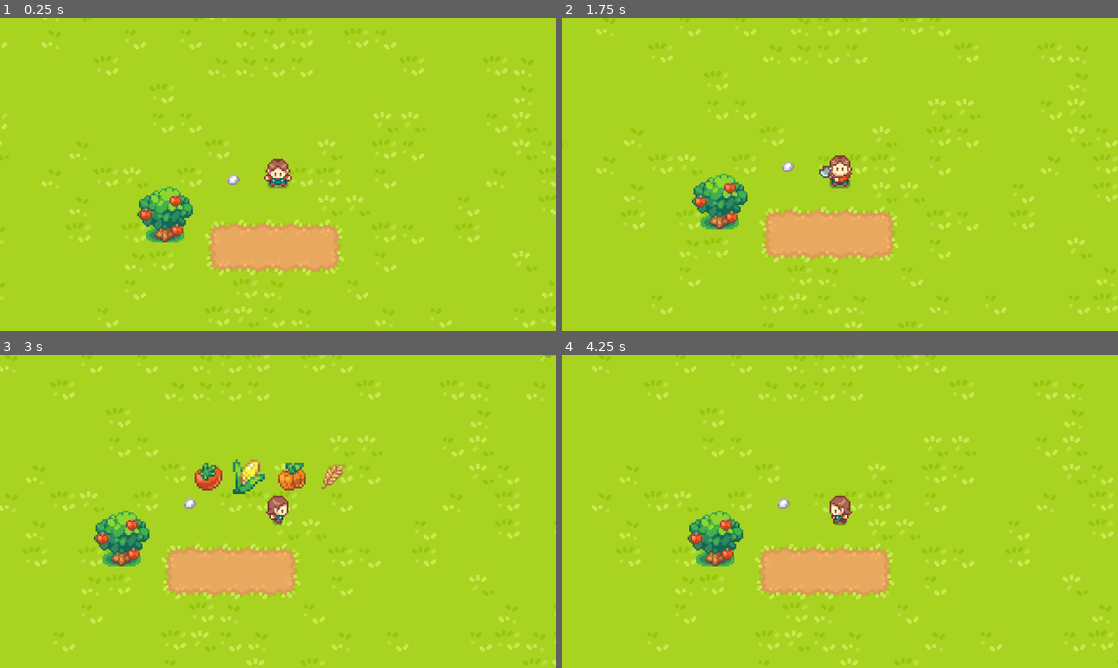
Above: before the commit, frames 1-4 (two rows, left to right).
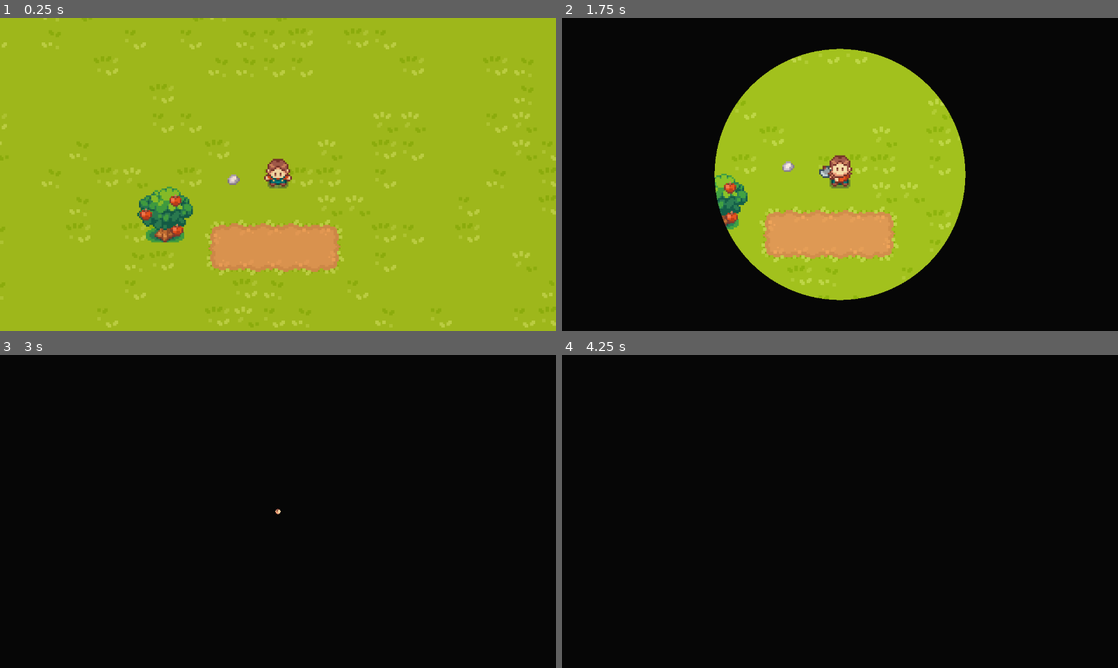
Above: after the commit, the same moments.

Repository: jkaczor6/GodotValley
Game: Godot game, scene res://scenes/levels/level.tscn
Two runs of this game, one before a commit and one after it. Both use one fixed random seed, a clock stepped at 60 frames per second and the inputs below.
Inputs:
- Up to frame 1 (0.25 s): no input
- Up to frame 2 (1.75 s): hold D (right) 0.53-1.28 s; tap Space (action) at 0.6, 1.55 s; tap Tab (day_change) at 0.8, 1.35 s; hold S (down) from 1.28 s (still down)
- Up to frame 3 (3 s): release S (down) at 2.03 s; hold D (right) 2.03-2.78 s; tap Space (action) at 2.1 s; tap Tab (day_change) at 2.3, 2.85 s; hold C (seed_forward) from 2.78 s (still down)
- Up to frame 4 (4.25 s): tap Space (action) at 3.05, 3.6 s; release C (seed_forward) at 3.53 s; hold A (left) from 3.53 s (still down); tap Tab (day_change) at 3.8 s

The runs differ from the first frame. In frame 1, 95% of the frame differs, in the area x 0-100%, y 0-100%; in frame 2, 72%; in frame 3, 100%; in frame 4, 100%.

Commit message:
added day and night cycle

Diff:
--- a/scenes/levels/level.gd
+++ b/scenes/levels/level.gd
@@ -2,6 +2,8 @@
 
 var plant_scene = preload("res://scenes/objects/plant.tscn")
 var used_cells: Array[Vector2i]
+
+@export var daytime_color: Gradient
 
 func _on_player_tool_use(tool: Enum.Tool, pos: Vector2) -> void:
 	var grid_coord: Vector2i = Vector2i(int(pos.x / Data.TILE_SIZE), int(pos.y / Data.TILE_SIZE))
@@ -28,3 +30,23 @@
 			for object in get_tree().get_nodes_in_group('Objects'):
 				if object.position.distance_to(pos) < 20:
 					object.hit(tool)
+
+func _process(_delta: float) -> void:
+	var daytime_point = 1 - ($Timers/DayTimer.time_left / $Timers/DayTimer.wait_time)
+	var color = daytime_color.sample(daytime_point)
+	$Overlay/DayTimeColor.color = color
+	if Input.is_action_just_pressed("day_change"):
+		day_restart()
+
+func day_restart():
+	var tween = create_tween()
+	tween.tween_property($Overlay/CanvasLayer/DayTransitionLayer.material, "shader_parameter/progress", 1.0, 1.0)
+	tween.tween_interval(0.5)
+	tween.tween_callback(level_reset)
+	tween.tween_property($Overlay/CanvasLayer/DayTransitionLayer.material, "shader_parameter/progress", 0.0, 1.0)
+
+func level_reset():
+	$Timers/DayTimer.start()
+	for object in get_tree().get_nodes_in_group('Objects'):
+		if 'reset' in object:
+			object.reset()
--- a/scenes/levels/level.tscn
+++ b/scenes/levels/level.tscn
@@ -8,6 +8,11 @@
 [ext_resource type="Texture2D" uid="uid://vrdy2gp08qay" path="res://graphics/tilesets/soil_water.png" id="5_d4w6o"]
 [ext_resource type="PackedScene" uid="uid://bs2fkl7jajt3g" path="res://scenes/objects/tree.tscn" id="7_mbbpy"]
 [ext_resource type="PackedScene" uid="uid://cdb6t3bbycfyf" path="res://scenes/objects/simple_object.tscn" id="8_ouxo3"]
+[ext_resource type="Shader" uid="uid://cy8v8jo65tr41" path="res://shaders/circle_transition.gdshader" id="9_icy5c"]
+
+[sub_resource type="Gradient" id="Gradient_ouxo3"]
+offsets = PackedFloat32Array(0, 0.2369146, 0.3966942, 1)
+colors = PackedColorArray(0.92941177, 0.8627451, 0.8156863, 1, 1, 1, 1, 1, 1, 1, 1, 1, 0.36862746, 0.46666667, 1, 1)
 
 [sub_resource type="TileSetAtlasSource" id="TileSetAtlasSource_d4w6o"]
 texture = ExtResource("1_xb4v1")
@@ -819,8 +824,13 @@
 [sub_resource type="TileSet" id="TileSet_ouxo3"]
 sources/0 = SubResource("TileSetAtlasSource_mbbpy")
 
+[sub_resource type="ShaderMaterial" id="ShaderMaterial_rmjfq"]
+shader = ExtResource("9_icy5c")
+shader_parameter/progress = 0.0
+
 [node name="Level" type="Node2D" unique_id=1495827806]
 script = ExtResource("1_urvlt")
+daytime_color = SubResource("Gradient_ouxo3")
 
 [node name="Layers" type="Node2D" parent="." unique_id=1077443371]
 
@@ -853,7 +863,30 @@
 position = Vector2(121, 365)
 
 [node name="SimpleObject3" parent="Objects" unique_id=157085473 instance=ExtResource("8_ouxo3")]
+z_index = -1
 position = Vector2(160, 346)
 size = 0
 
+[node name="Overlay" type="Node2D" parent="." unique_id=234068868]
+
+[node name="DayTimeColor" type="CanvasModulate" parent="Overlay" unique_id=844559066]
+
+[node name="CanvasLayer" type="CanvasLayer" parent="Overlay" unique_id=169142287]
+
+[node name="DayTransitionLayer" type="ColorRect" parent="Overlay/CanvasLayer" unique_id=1901553322]
+material = SubResource("ShaderMaterial_rmjfq")
+anchors_preset = 15
+anchor_right = 1.0
+anchor_bottom = 1.0
+grow_horizontal = 2
+grow_vertical = 2
+color = Color(0.023529412, 0.023529412, 0.023529412, 1)
+
+[node name="Timers" type="Node" parent="." unique_id=630340350]
+
+[node name="DayTimer" type="Timer" parent="Timers" unique_id=614106153]
+wait_time = 20.0
+one_shot = true
+autostart = true
+
 [connection signal="tool_use" from="Objects/Player" to="." method="_on_player_tool_use"]
--- a/scenes/objects/tree.gd
+++ b/scenes/objects/tree.gd
@@ -33,3 +33,10 @@
 func get_apple():
 	if $Apples.get_children():
 		$Apples.get_children().pick_random().queue_free()
+
+func reset():
+	if health > 0:
+		for apple in $Apples.get_children():
+			apple.queue_free()
+		create_apples(randi_range(0,3))
+		health = 3
--- /dev/null
+++ b/shaders/circle_transition.gdshader
@@ -0,0 +1,9 @@
+shader_type canvas_item;
+
+uniform float progress: hint_range(0.0, 1.0);
+void fragment() {
+	float ratio = SCREEN_PIXEL_SIZE.y / SCREEN_PIXEL_SIZE.x;
+	vec2 adjusted_UV = vec2(mix(0.5, UV.x, ratio), UV.y);
+	float circle = distance(vec2(0.5), adjusted_UV);
+	COLOR.a = step(1.5 - progress * 1.5, circle);
+}
Not shown: 2 places in scenes/objects/tree.tscn that only renumber resources
Not shown, added: shaders/circle_transition.gdshader.uid
